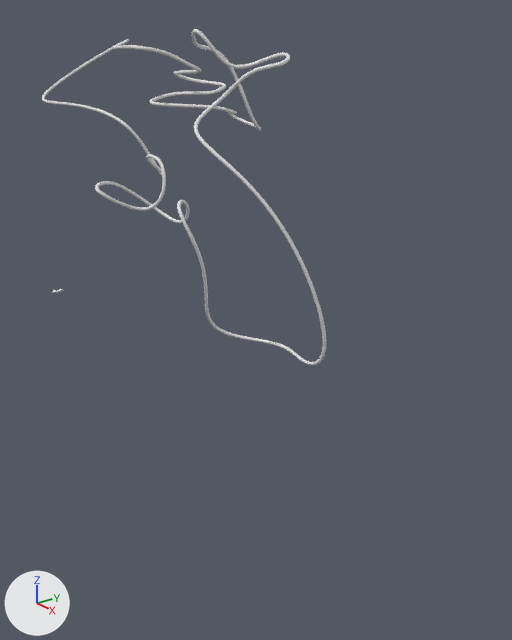
One commit to the Blender file Gambler/revolver.blend: the scene before it, then after it.
Both versions are drawn from a 50 mm lens placed at (10.14, -7.19, 5.39), pointed at (-0.37, 0.88, 0.3). The lights are fixed; the arrows at lower left show +X, +Y and +Z.
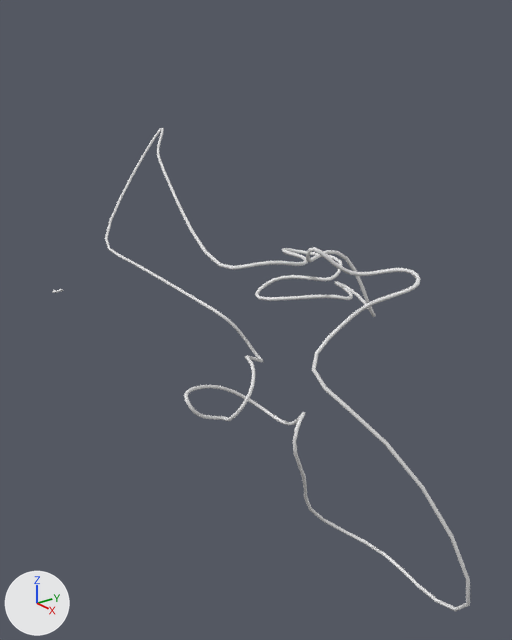
Patch to the scene script:
```diff
--- a/Gambler/revolver.blend.py
+++ b/Gambler/revolver.blend.py
@@ cu_nurbspath_001 @@
 _sp = cu_nurbspath_001.splines.new('NURBS'); _sp.points.add(67)
-_sp.points.foreach_set('co', [-0.131, -0.0608, 4.436, 1.0, 0.399, 0.0675, 5.077, 1.0, 0.847, 0.356, 5.088, 1.0, 0.898, 0.642, 5.21, 1.0, 0.541, 0.816, 5.322, 1.0, 0.0933, 0.71, 5.189, 1.0, -0.263, 0.264, 4.955, 1.0, -0.268, -0.0608, 5.349, 1.0, -0.5, -0.371, 5.818, 1.0, -0.665, -0.21, 5.366, 1.0, -1.195, 0.325, 5.406, 1.0, -1.162, 0.942, 5.295, 1.0, -0.916, 1.233, 3.902, 1.0, -1.008, 1.622, 3.878, 1.0, -2.574, 2.387, 3.852, 1.0, -2.717, 2.043, 3.986, 1.0, -2.582, 1.778, 4.143, 1.0, -1.698, 1.543, 4.139, 1.0, -1.56, 1.096, 4.238, 1.0, -1.689, 0.987, 4.326, 1.0, -2.632, -0.356, 4.339, 1.0, -2.73, 0.312, 4.456, 1.0, -2.615, 0.6, 4.558, 1.0, -1.699, 0.928, 4.537, 1.0, -1.542, 0.859, 4.641, 1.0, -1.705, 1.382, 4.707, 1.0, -2.646, 1.073, 4.731, 1.0, -2.736, 0.803, 4.839, 1.0, -2.659, 0.395, 4.943, 1.0, -1.264, 0.578, 4.959, 1.0, -1.281, 0.0916, 5.044, 1.0, -1.404, -0.251, 5.326, 1.0, -1.452, -0.849, 5.378, 1.0, -1.678, -0.872, 5.403, 1.0, -6.931, 1.526, 5.365, 1.0, -7.112, 1.526, 5.345, 1.0, -7.625, 2.67, 5.722, 1.0, -7.744, 1.526, 5.248, 1.0, -7.476, -0.665, 4.135, 1.0, -7.352, -0.0604, 4.131, 1.0, -3.065, -0.727, 4.303, 1.0, -3.004, -0.0606, 3.775, 1.0, -2.945, 0.349, 2.807, 1.0, -2.568, 0.385, 2.889, 1.0, -2.354, -0.458, 3.428, 1.0, -1.716, -0.466, 3.511, 1.0, -1.478, -0.431, 3.398, 1.0, -1.336, -0.464, 2.919, 1.0, -1.58, -0.572, 2.542, 1.0, -1.825, -0.748, 2.481, 1.0, -1.692, -1.128, 2.634, 1.0, -1.58, -1.58, 2.868, 1.0, -1.753, -1.806, 3.072, 1.0, -2.14, -1.229, 3.062, 1.0, -2.283, -0.839, 2.858, 1.0, -2.263, -0.389, 2.522, 1.0, -2.1, -0.0606, 2.227, 1.0, -1.509, -0.0605, 2.135, 1.0, -1.183, -0.0605, 2.42, 1.0, -1.02, -0.248, 2.817, 1.0, -0.416, -1.016, 2.867, 1.0, -0.169, -0.0607, 1.479, 1.0, -1.434, -0.0609, -0.23, 1.0, -0.198, 1.743, -0.244, 1.0, 0.893, 0.807, -0.191, 1.0, 1.985, 1.145, -0.137, 1.0, 1.448, 0.0675, 3.336, 1.0, -0.0198, -1.246, 4.124, 1.0])
+_sp.points.foreach_set('co', [2.97, -0.0608, 1.444, 1.0, 3.237, 0.0675, 1.886, 1.0, 3.818, 0.356, 2.136, 1.0, 3.855, 0.642, 2.231, 1.0, 3.499, 0.816, 2.343, 1.0, 3.051, 0.71, 2.21, 1.0, 2.83, 0.264, 2.112, 1.0, 2.69, -0.0608, 2.37, 1.0, 2.445, -0.371, 2.789, 1.0, 2.267, -0.21, 2.159, 1.0, 1.968, 0.325, 2.389, 1.0, 2.127, 0.952, 2.304, 1.0, 2.331, 1.225, 1.077, 1.0, 2.245, 1.589, 0.934, 1.0, 0.839, 2.306, 1.015, 1.0, 0.704, 1.983, 1.141, 1.0, 0.831, 1.735, 1.288, 1.0, 1.758, 1.514, 1.261, 1.0, 1.852, 1.096, 1.287, 1.0, 1.684, 0.994, 1.442, 1.0, 0.638, -0.265, 1.157, 1.0, 0.467, 0.361, 1.363, 1.0, 0.698, 0.631, 1.614, 1.0, 1.604, 0.939, 1.609, 1.0, 1.774, 0.874, 1.727, 1.0, 1.701, 1.364, 2.011, 1.0, 0.712, 1.075, 1.888, 1.0, 0.511, 0.822, 2.007, 1.0, 0.812, 0.439, 2.045, 1.0, 1.503, 0.611, 2.092, 1.0, 1.682, 0.292, 1.994, 1.0, 1.592, -0.208, 2.217, 1.0, 1.207, -0.728, 2.078, 1.0, 0.934, -1.173, 1.92, 1.0, -5.102, 1.526, 2.996, 1.0, -5.284, 1.526, 2.975, 1.0, -6.332, 2.67, 3.841, 1.0, -5.915, 1.526, 2.878, 1.0, -4.531, -0.665, 1.043, 1.0, -4.407, -0.0604, 1.04, 1.0, -0.0286, -0.727, 1.113, 1.0, 0.222, -0.0606, 0.751, 1.0, 0.292, 0.349, -0.187, 1.0, 0.669, 0.385, -0.105, 1.0, 0.806, -0.458, 0.336, 1.0, 1.281, -0.467, 0.431, 1.0, 1.697, -0.748, 0.253, 1.0, 1.793, -1.005, -0.0746, 1.0, 1.524, -1.246, -0.471, 1.0, 1.183, -0.916, -0.554, 1.0, 1.321, -1.643, -0.352, 1.0, 1.312, -1.798, -0.0156, 1.0, 1.101, -1.806, 0.121, 1.0, 0.923, -1.42, 0.0459, 1.0, 0.817, -0.839, -0.136, 1.0, 0.905, -0.389, -0.472, 1.0, 1.137, -0.0606, -0.767, 1.0, 1.728, -0.0605, -0.859, 1.0, 2.054, -0.0605, -0.574, 1.0, 2.508, -0.248, 0.0485, 1.0, 2.694, -1.016, -0.502, 1.0, 2.53, -0.0607, -1.487, 1.0, 1.807, -0.0609, -2.622, 1.0, 2.759, 1.743, -3.595, 1.0, 4.17, 0.807, -3.315, 1.0, 5.713, 1.145, -3.328, 1.0, 4.3, 0.0675, 0.264, 1.0, 2.861, -1.246, 0.882, 1.0])
 _sp.order_u = 5
@@ ob_nurbspath_001 @@
 ob_nurbspath_001 = bpy.data.objects.new('NurbsPath.001', cu_nurbspath_001)
-ob_nurbspath_001.location = (0.0, 0.0, 0.0)
+ob_nurbspath_001.location = (0.04, 0.0, 0.0)
```

Where the change shows, as pixel boxes [x1, y1, x2, y2] in the pictures (512 x 640 px):
'NurbsPath.001', reshaped, moved (28% wider, 44% taller)
    before: [42, 29, 326, 365]
    after: [105, 128, 470, 611]
